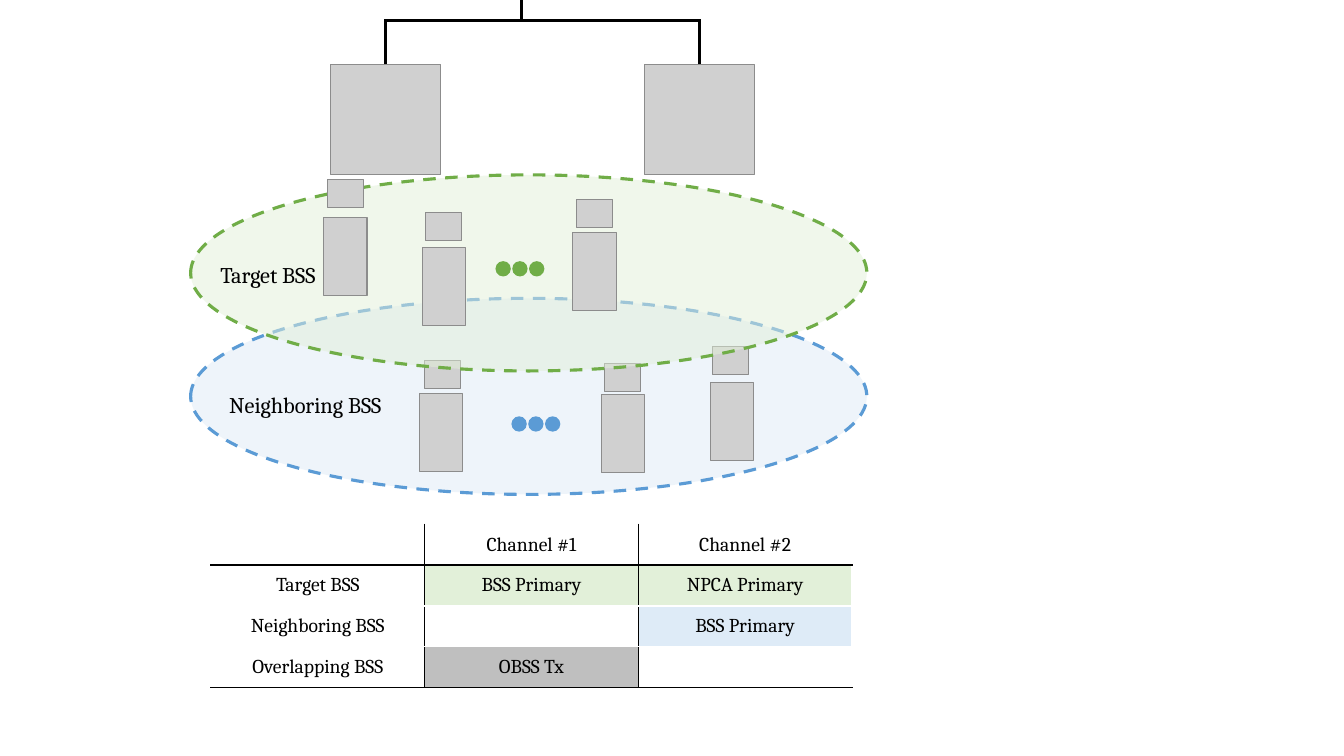
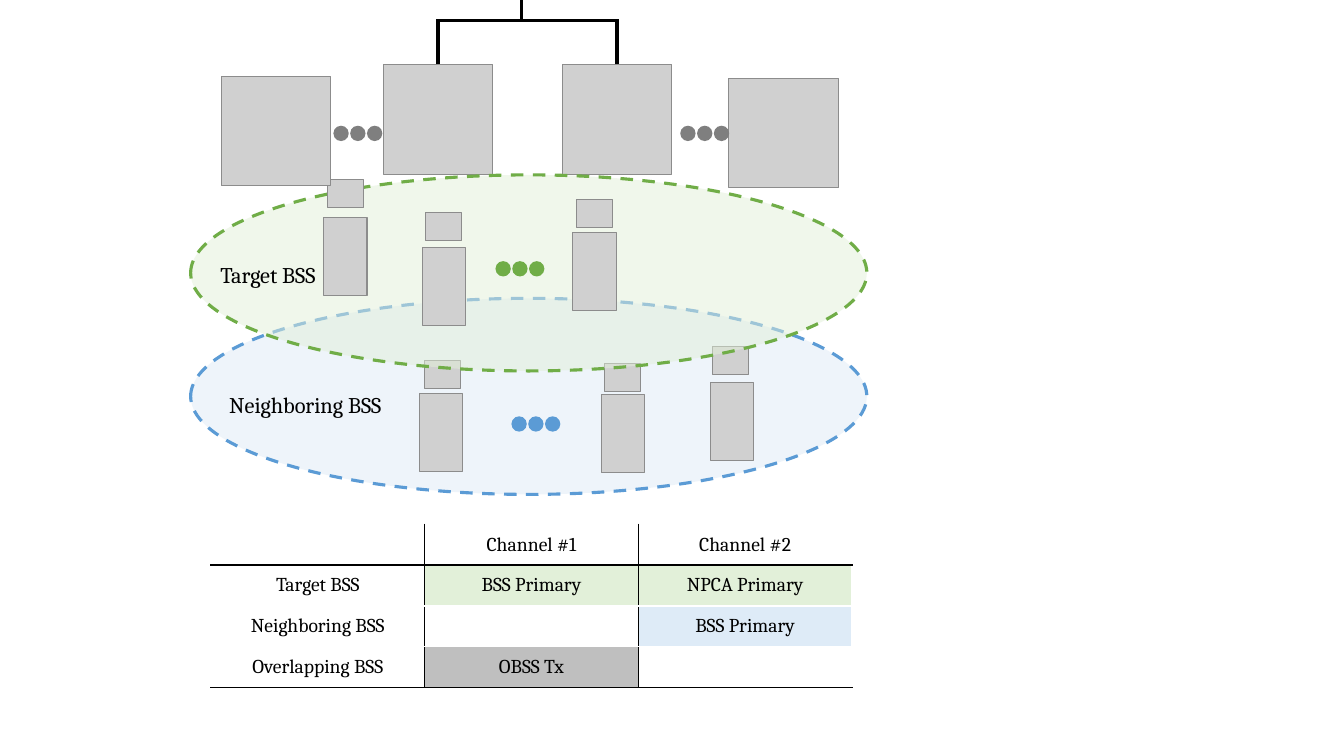
Before and after one commit to crazytb/pace, a slide deck: slide 2 of PACE.pptx. Drawn at 1344x756 pixels with LibreOffice and Linux fonts; fonts in the diff are those of the drawing; grey boxes stand for pictures. Boxes give left, top, right and bottom in pixels: in the first picture for what was removed or moved away, otherwise in the second. Text is boxed around its words. In the diff, an @@ line names an element or a change of style, - is before the commit and + after.

```diff
--- a/PACE.pptx
+++ b/PACE.pptx
@@ elbow line moved from (386, 65) - (521, 0) to (439, 65) - (521, 0) @@
@@ elbow line moved from (700, 65) - (521, 0) to (617, 65) - (521, 0) @@
@@ picture added at [221,76,331,186] @@
@@ picture: place and size @@
-picture at [331,65,441,174]
+picture at [383,65,493,174]
@@ picture: place and size @@
-picture at [644,65,754,174]
+picture at [563,65,673,174]
@@ picture added at [729,78,839,188] @@
@@ ellipse added at [334,126,349,141], fill #7F7F7F @@
@@ ellipse added at [350,126,365,141], fill #7F7F7F @@
@@ ellipse added at [367,126,382,141], fill #7F7F7F @@
@@ ellipse added at [681,126,696,141], fill #7F7F7F @@
@@ ellipse added at [698,126,713,141], fill #7F7F7F @@
@@ ellipse added at [714,126,729,141], fill #7F7F7F @@
```
Also in this commit, not shown: 1 other slide changed, 4 other files.
